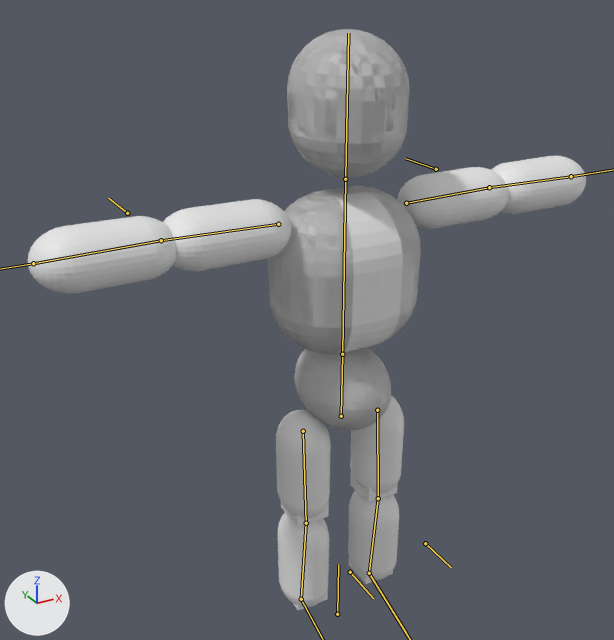
The Blender file Assets/blender/IKhaitterujub1&jub3.blend as it was, and as the next commit left it.
Before and after are seen from a 50 mm lens placed at (-6.68, -10.91, 2.11), pointed at (-0.42, 0.47, -3.58). The lights are fixed; the arrows at lower left show +X, +Y and +Z. The bones that bend it are drawn over the model as lines.
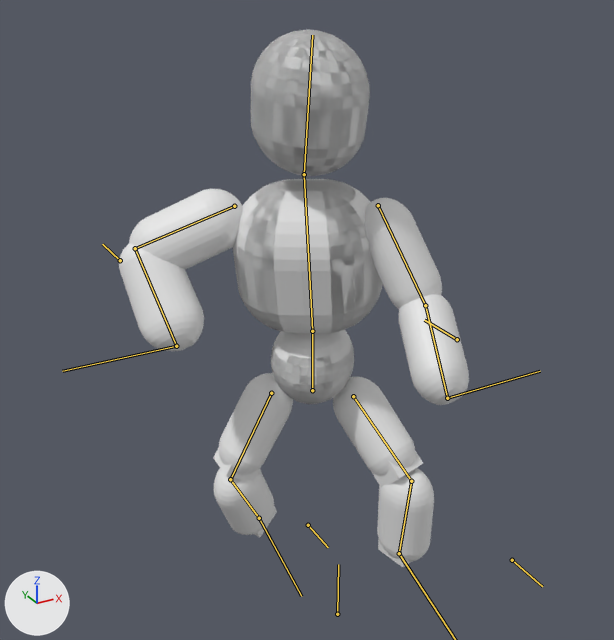
The newer file adds an action. The first version stands in its rest pose; the second is drawn at frame 1 of the action '待機モーション'.

The change, as a list of edits to the scene's bpy script:
```text
Change bone_hip:
    where bone_hip = bpy.data.objects['Armature'].pose.bones['Hip']  # child of 'Root'
    bone_hip.location: (0.0, 0.0, 0.0) -> (-0.01, 0.02, -1.0)
    bone_hip.rotation_quaternion: (1.0, 0.0, 0.0, 0.0) -> (0.957, 0.0, -0.291, 0.0)  # degrees (0, 0, 0) -> degrees (0, -34, 0)
Change bone_spine:
    where bone_spine = bpy.data.objects['Armature'].pose.bones['Spine']  # child of 'Hip'
    bone_spine.rotation_quaternion: (1.0, 0.0, 0.0, 0.0) -> (0.996, 0.088, -0.003, 0.016)  # degrees (0, 0, 0) -> degrees (10, 0, 2)
Change bone_head:
    where bone_head = bpy.data.objects['Armature'].pose.bones['Head']  # child of 'Spine'
    bone_head.rotation_quaternion: (1.0, 0.0, 0.0, 0.0) -> (0.958, -0.02, 0.281, -0.059)  # degrees (0, 0, 0) -> degrees (-5, 32, -9)
Change bone_leg_r:
    where bone_leg_r = bpy.data.objects['Armature'].pose.bones['Leg.R']  # child of 'UpLeg.R'
    bone_leg_r.rotation_quaternion: (1.0, 0.0, 0.0, 0.0) -> (0.875, 0.014, 0.47, -0.113)  # degrees (0, 0, 0) -> degrees (-8, 56, -19)
Change bone_handik_l:
    where bone_handik_l = bpy.data.objects['Armature'].pose.bones['HandIK.L']  # child of 'Root'
    bone_handik_l.location: (0.0, 0.0, 0.0) -> (2.4, -4.16, 2.09)
Change bone_elbowik_l:
    where bone_elbowik_l = bpy.data.objects['Armature'].pose.bones['ElbowIK.L']  # child of 'Root'
    bone_elbowik_l.location: (0.0, 0.0, 0.0) -> (2.64, -1.73, -0.62)
Change bone_handik_r:
    where bone_handik_r = bpy.data.objects['Armature'].pose.bones['HandIK.R']  # child of 'Root'
    bone_handik_r.location: (0.0, 0.0, 0.0) -> (-2.08, -2.19, -0.92)
Change bone_elbowik_r:
    where bone_elbowik_r = bpy.data.objects['Armature'].pose.bones['ElbowIK.R']  # child of 'Root'
    bone_elbowik_r.location: (0.0, 0.0, 0.0) -> (-0.95, 0.57, 0.03)
Change bone_kneeik_l:
    where bone_kneeik_l = bpy.data.objects['Armature'].pose.bones['KneeIK.L']  # child of 'Root'
    bone_kneeik_l.location: (0.0, 0.0, 0.0) -> (0.75, 1.29, -0.27)
Change bone_footik_l:
    where bone_footik_l = bpy.data.objects['Armature'].pose.bones['FootIK.L']  # child of 'Root'
    bone_footik_l.location: (0.0, 0.0, 0.0) -> (0.3, 0.27, -0.85)
Change bone_footik_r:
    where bone_footik_r = bpy.data.objects['Armature'].pose.bones['FootIK.R']  # child of 'Root'
    bone_footik_r.location: (0.0, 0.0, 0.0) -> (0.08, -2.0, 0.08)
```

What differs and where, as boxes (x1, y1, x2, y2) in the pictures (614 x 640 px):
'Cube', posed (37% narrower, 8% shorter): before (28, 29, 586, 611); after (119, 30, 469, 567)
bone 'Hip', root to tip: before (341, 416) to (342, 354); after (312, 390) to (312, 331)
bone 'Spine', root to tip: before (342, 354) to (345, 179); after (312, 331) to (304, 174)
bone 'Head', root to tip: before (345, 179) to (348, 33); after (304, 174) to (312, 35)
bone 'Leg.R', root to tip: before (306, 523) to (301, 599); after (230, 479) to (259, 518)
bone 'ElbowIK.L', root to tip: before (436, 169) to (405, 158); after (457, 339) to (424, 320)
bone 'ElbowIK.R', root to tip: before (127, 213) to (108, 198); after (120, 260) to (102, 244)
bone 'KneeIK.L', root to tip: before (425, 543) to (451, 567); after (512, 560) to (542, 586)
